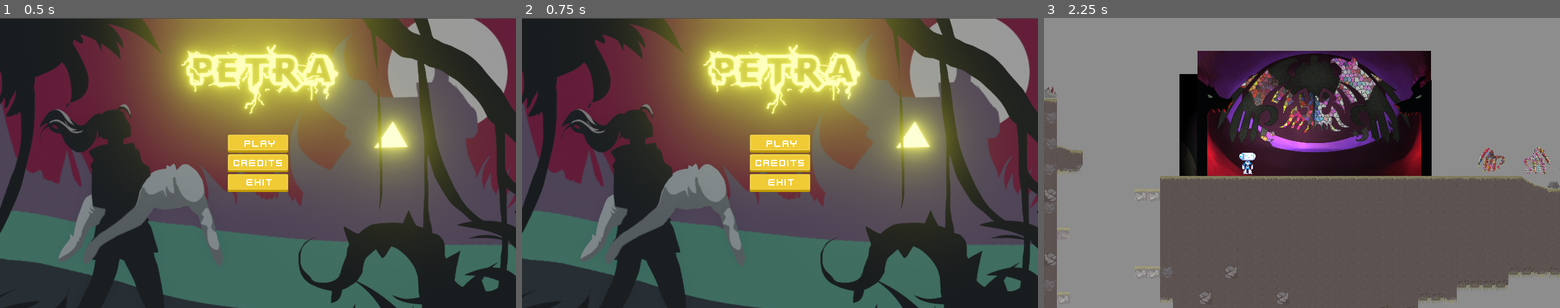
Above: before the commit, frames 1-3 (left to right).
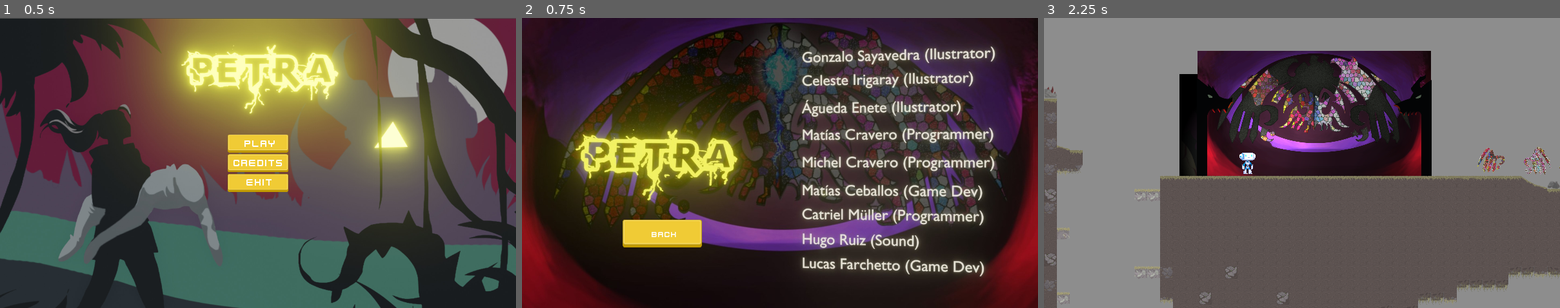
Above: after the commit, the same moments.

Repository: catrielmuller/petra
Game: Godot game, scene res://scenes/menu.tscn
Two runs of this game, one before a commit and one after it. Both use one fixed random seed, a clock stepped at 60 frames per second and the inputs below.
Inputs (mouse positions are in pixels of both pictures, inside the frame that each line leads up to):
- Up to frame 1 (0.5 s): no input
- Up to frame 2 (0.75 s): click "Credits" at 0.5 s
- Up to frame 3 (2.25 s): click (1183, 232) at 1.25 s, where only the run after the commit has a clickable "back"; click "Play" at 2 s

Frame 1 is identical in both runs. In frame 2, 88% of the frame differs, in the area x 0-100%, y 0-100%; in frame 3, nothing differs.

Commit message:
Credits

Diff:
--- a/scenes/VBoxMenu.gd
+++ b/scenes/VBoxMenu.gd
@@ -22,3 +22,7 @@
 
 func _on_Exit_pressed():
 	get_tree().quit()
+
+
+func _on_Credits_pressed():
+	get_tree().change_scene("res://scenes/credits.tscn")
--- /dev/null
+++ b/scenes/credits.tscn
@@ -0,0 +1,80 @@
+[gd_scene load_steps=6 format=2]
+
+[ext_resource path="res://assets/fonts/kenvector_future.ttf" type="DynamicFontData" id=1]
+[ext_resource path="res://assets/sprites/buttonLarge.png" type="Texture" id=2]
+[ext_resource path="res://assets/background/credits.jpeg" type="Texture" id=3]
+
+[sub_resource type="GDScript" id=1]
+script/source = "extends Control
+
+
+# Declare member variables here. Examples:
+# var a = 2
+# var b = \"text\"
+
+
+# Called when the node enters the scene tree for the first time.
+func _ready():
+	pass # Replace with function body.
+
+
+# Called every frame. 'delta' is the elapsed time since the previous frame.
+#func _process(delta):
+#	pass
+
+
+func _on_TextureButton_pressed():
+	get_tree().change_scene(\"res://scenes/menu.tscn\")
+"
+
+[sub_resource type="DynamicFont" id=2]
+size = 20
+font_data = ExtResource( 1 )
+
+[node name="Credits" type="Control"]
+anchor_right = 1.0
+anchor_bottom = 1.0
+script = SubResource( 1 )
+__meta__ = {
+"_edit_use_anchors_": false
+}
+
+[node name="NinePatchRect" type="NinePatchRect" parent="."]
+anchor_right = 1.0
+anchor_bottom = 1.0
+texture = ExtResource( 3 )
+__meta__ = {
+"_edit_use_anchors_": false
+}
+
+[node name="VBoxContainer" type="VBoxContainer" parent="."]
+anchor_top = 1.0
+anchor_bottom = 1.0
+margin_left = 250.0
+margin_top = -220.0
+margin_right = 446.0
+margin_bottom = -150.0
+__meta__ = {
+"_edit_use_anchors_": false
+}
+
+[node name="TextureButton" type="TextureButton" parent="VBoxContainer"]
+margin_right = 196.0
+margin_bottom = 70.0
+texture_normal = ExtResource( 2 )
+
+[node name="Label" type="Label" parent="VBoxContainer/TextureButton"]
+anchor_left = 0.5
+anchor_top = 0.5
+anchor_right = 0.5
+anchor_bottom = 0.5
+margin_left = -26.0
+margin_top = -9.0
+margin_right = 26.0
+margin_bottom = 9.0
+custom_fonts/font = SubResource( 2 )
+text = "back"
+__meta__ = {
+"_edit_use_anchors_": false
+}
+[connection signal="pressed" from="VBoxContainer/TextureButton" to="." method="_on_TextureButton_pressed"]
--- /dev/null
+++ b/scenes/gameover.tscn
@@ -0,0 +1,8 @@
+[gd_scene format=2]
+
+[node name="Control" type="Control"]
+anchor_right = 1.0
+anchor_bottom = 1.0
+__meta__ = {
+"_edit_use_anchors_": false
+}
--- a/scenes/menu.tscn
+++ b/scenes/menu.tscn
@@ -22,13 +22,6 @@
 margin_top = 1.948
 margin_bottom = 1.948
 texture = ExtResource( 4 )
-__meta__ = {
-"_edit_use_anchors_": false
-}
-
-[node name="VideoPlayer" type="VideoPlayer" parent="."]
-margin_right = 40.0
-margin_bottom = 40.0
 __meta__ = {
 "_edit_use_anchors_": false
 }
@@ -120,7 +113,7 @@
 "_edit_use_anchors_": false
 }
 
-[node name="AudioStreamPlayer" type="AudioStreamPlayer" parent="."]
+[node name="themesong" type="AudioStreamPlayer" parent="."]
 stream = ExtResource( 5 )
 autoplay = true
 [connection signal="pressed" from="VBoxMenu/Play" to="VBoxMenu" method="_on_Play_pressed"]
Not shown, added: assets/audio/cave song.ogg.import
Binary file added: assets/background/credits.jpeg
Not shown, added: assets/background/credits.jpeg.import
Not shown, added: assets/audio/cave song.ogg
